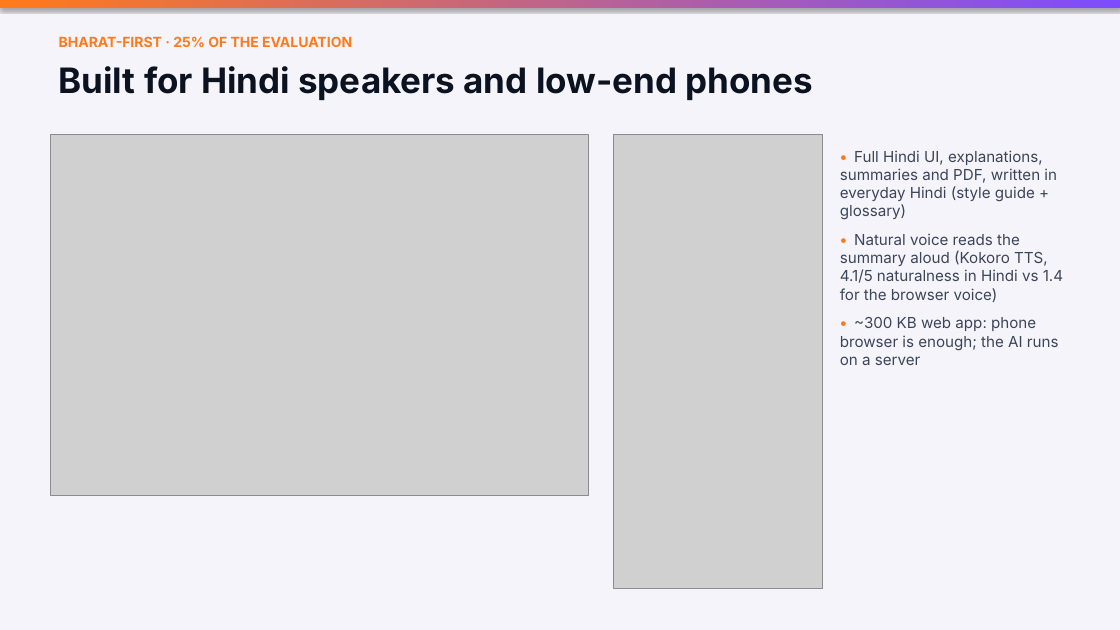
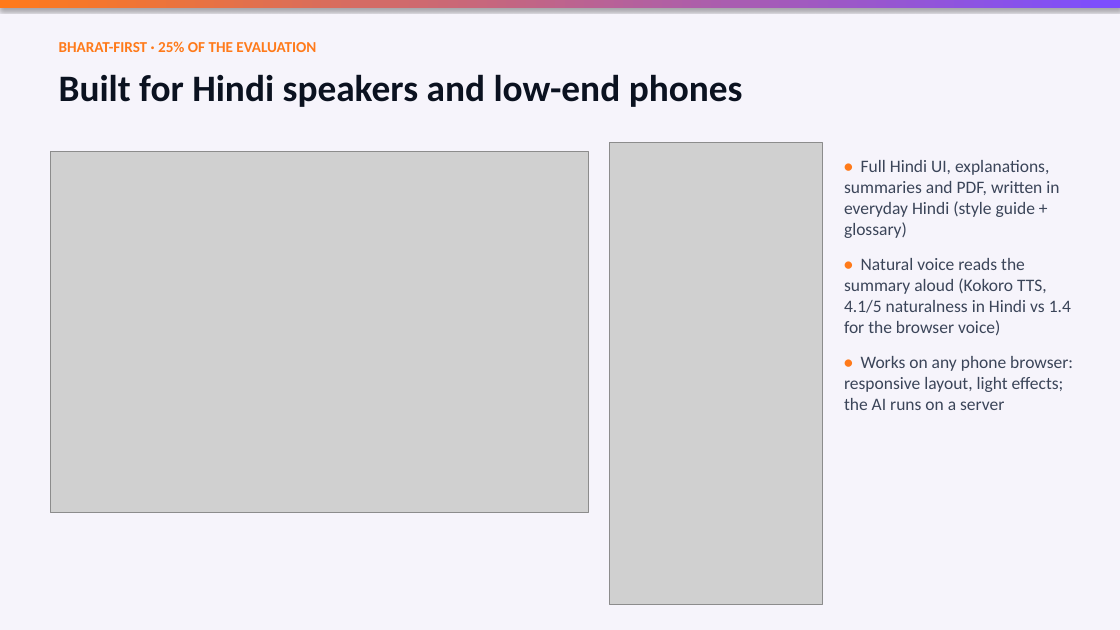
Before and after one commit to RudraPandit0504/nirikshak, a slide deck: slide 9 of presentation/Nirikshak.pptx. Drawn at 1120x630 pixels with LibreOffice and Linux fonts; fonts in the diff are those of the drawing; grey boxes stand for pictures. Boxes give left, top, right and bottom in pixels: in the first picture for what was removed or moved away, otherwise in the second. Text is boxed around its words. In the diff, an @@ line names an element or a change of style, - is before the commit and + after.

Commit message:
Deck: Calibri, fuller layouts, fresh screenshots and calibrated numbers

```diff
--- a/presentation/Nirikshak.pptx
+++ b/presentation/Nirikshak.pptx
@@ text "BHARAT-FIRST · 25% OF THE ..." at (x1=59, y1=41, x2=316, y2=52): size 12 to 13 pt, font Inter to Calibri @@
@@ text "Built for Hindi speakers and ..." at (x1=59, y1=74, x2=743, y2=107): size 30 to 32 pt, font Inter to Calibri @@
@@ picture resized from (x1=613, y1=134, x2=823, y2=588) to (x1=609, y1=143, x2=823, y2=605) @@
@@ picture moved from (x1=50, y1=134, x2=588, y2=496) to (x1=50, y1=151, x2=588, y2=513) @@
@@ text "• Full Hindi UI, explanations, ..." moved from (x1=840, y1=150, x2=1063, y2=365) to (x1=844, y1=160, x2=1073, y2=410) @@
@@ text at (x1=844, y1=160, x2=1071, y2=335): size 13 to 15 pt, font Inter to Calibri in "• Full Hindi UI, explanations, summaries and ...", "• Natural voice reads the summary aloud ..."; more space between paragraphs @@
@@ text at (x1=844, y1=356, x2=1073, y2=410): text changed; size 13 to 15 pt; font Inter to Calibri @@
-• ~300 KB web app: phone browser is enough; the AI runs on a server
+• Works on any phone browser: responsive layout, light effects; the AI runs on a server
```
Also in this commit, not shown: 13 other slides changed, 1 other file.
